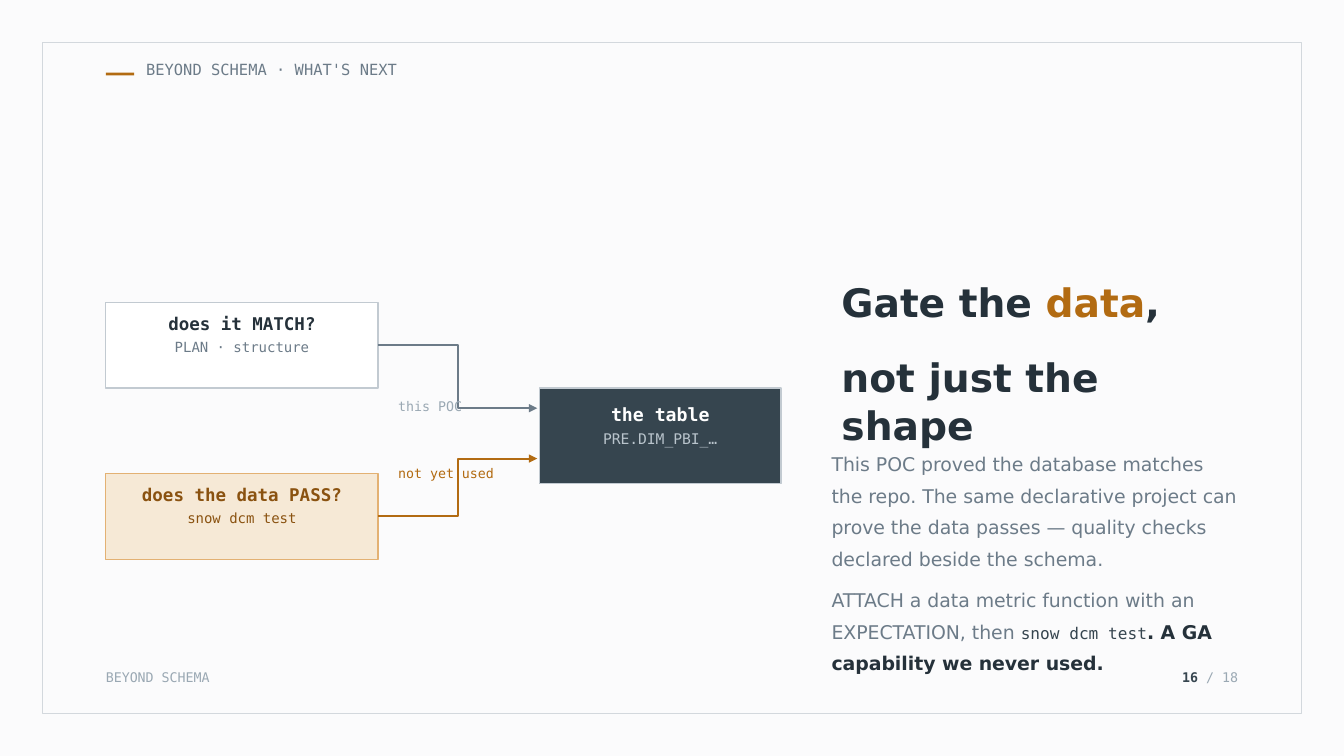
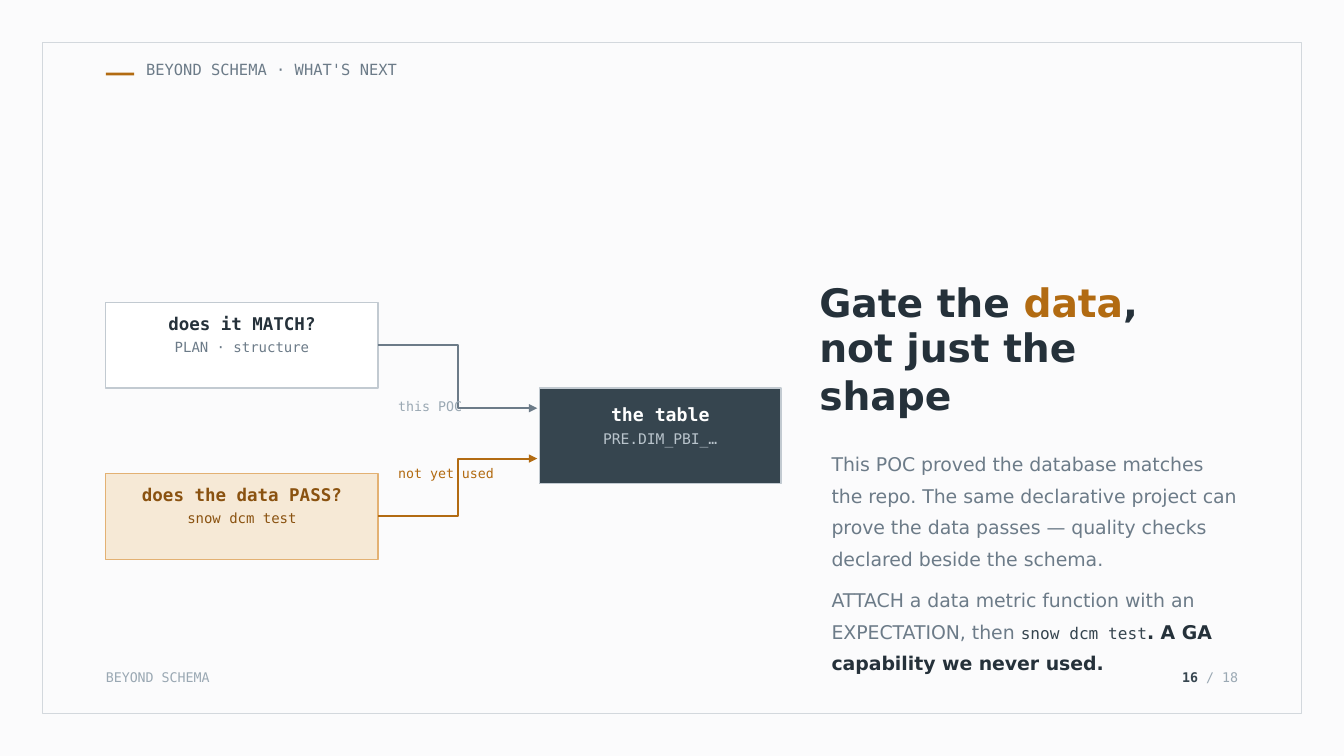
Before and after one commit to Codefordataengg/DMC_PBI, a slide deck: slide 16 of docs/DCM_Presentation.pptx. Drawn at 1344x756 pixels with LibreOffice and Linux fonts; fonts in the diff are those of the drawing. Boxes give left, top, right and bottom in pixels: in the first picture for what was removed or moved away, otherwise in the second. Text is boxed around its words. In the diff, an @@ line names an element or a change of style, - is before the commit and + after.

```diff
--- a/docs/DCM_Presentation.pptx
+++ b/docs/DCM_Presentation.pptx
@@ text "Gate the data," moved from (x1=841, y1=287, x2=1160, y2=323) to (x1=819, y1=287, x2=1138, y2=323) @@
@@ text "not just the shape" moved from (x1=841, y1=362, x2=1098, y2=448) to (x1=819, y1=332, x2=1076, y2=418) @@
```
Also in this commit, not shown: 1 other slide changed, 2 other files.
